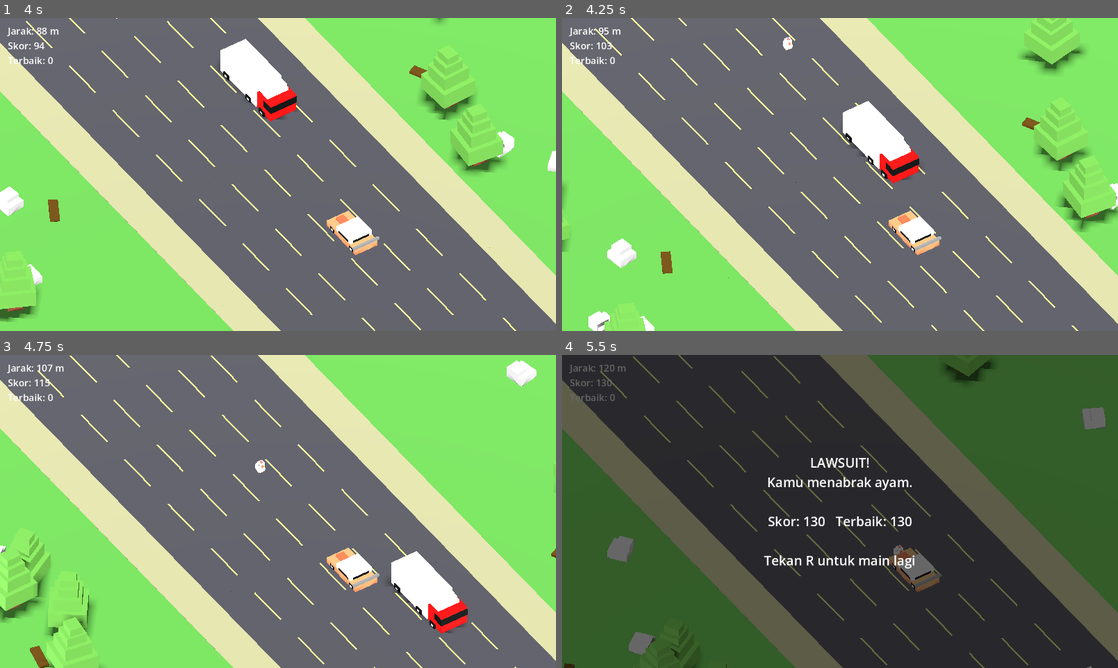
Above: before the commit, frames 1-4 (two rows, left to right).
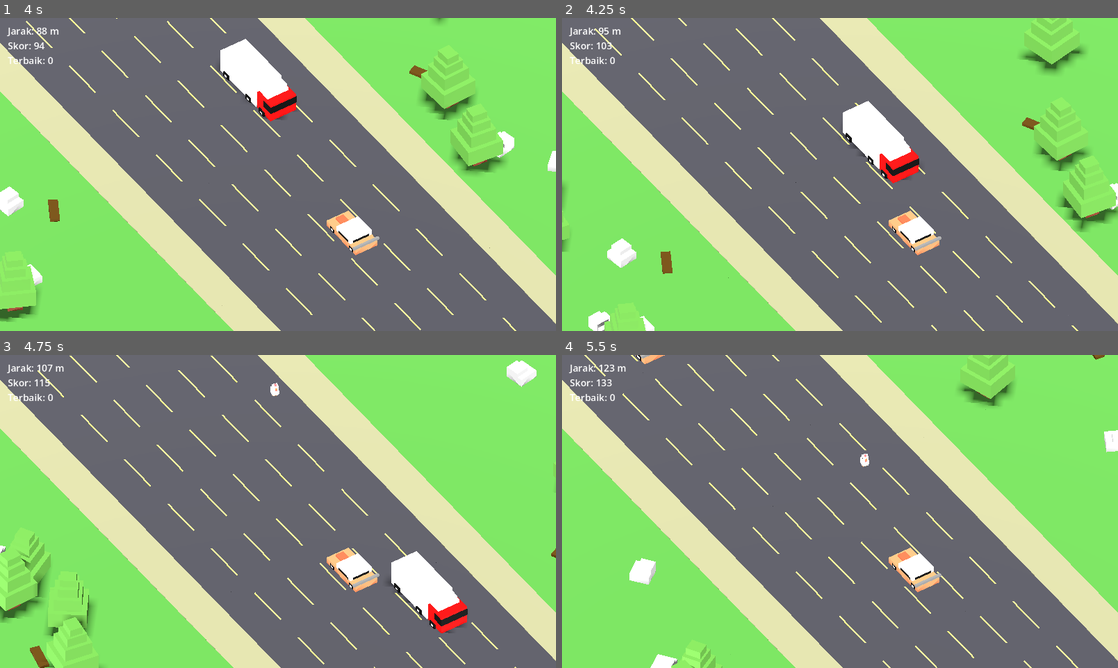
Above: after the commit, the same moments.

Repository: gmiiii/GAME-JAMM-TPLM
Game: Godot game, scene res://scenes/main.tscn
The game is run twice, just before and just after one commit, with the same random seed, the same clock (stepped at 60 frames per second) and the same inputs.
Inputs:
- Up to frame 1 (4 s): tap Enter at 0.5, 1.35, 2.85 s; hold D (lane_right) 0.53-1.28 s; hold W (gas) 0.53-1.28 s; tap Space at 0.77, 1.52, 3.02, 3.77 s; hold S (brake) 1.28-2.03 s; hold D (lane_right) 2.03-2.78 s; hold W (gas) 2.03-2.78 s; hold Up 2.78-3.53 s; hold A (lane_left) from 3.53 s (still down); hold W (gas) from 3.53 s (still down)
- Up to frame 2 (4.25 s): keep holding A (lane_left); keep holding W (gas); tap Escape (pause, bound only after the commit) at 4.15 s
- Up to frame 3 (4.75 s): keep holding A (lane_left); release W (gas) at 4.28 s; tap Enter at 4.35 s; tap Space at 4.52 s
- Up to frame 4 (5.5 s): release A (lane_left) at 5.03 s; hold S (brake) from 5.03 s (still down); hold W (gas) from 5.03 s (still down)

Frame 1 is identical in both runs. In frame 2, less than 0.1% of the frame differs, in the area x 39-42%, y 6-11%; in frame 3, 0.1%; in frame 4, 100%, in the area x 0-100%, y 0-100%.

Commit message:
Tune chicken: keep carrying corpse with treadmill, slow step cadence to 0.8s

Diff:
--- a/autoload/game_config.gd
+++ b/autoload/game_config.gd
@@ -57,7 +57,7 @@
 const CHICKEN_SPAWN_MAX: float = 4.0
 const CHICKEN_MAX_ALIVE: int = 3
 const CHICKEN_RESPAWN_DELAY: float = 1.5
-const CHICKEN_TICK: float = 0.25           # interval re-plan pathfinding (A*)
+const CHICKEN_TICK: float = 0.8            # cadence langkah / re-plan A* (detik; makin besar = ayam makin lambat)
 const CHICKEN_RANDOM_CHANCE: float = 0.18  # peluang langkah acak/nekat (abaikan bahaya -> bisa ketabrak)
 const CHICKEN_DANGER_Z: float = 3.5        # margin bahaya di sekitar mobil (untuk blokir sel)
 const CHICKEN_DESPAWN_Z: float = 24.0      # tertinggal di belakang -> hilang
@@ -110,6 +110,7 @@
 	_add_action("lane_left", [KEY_A, KEY_LEFT])
 	_add_action("lane_right", [KEY_D, KEY_RIGHT])
 	_add_action("restart", [KEY_R, KEY_ENTER, KEY_SPACE])
+	_add_action("pause", [KEY_ESCAPE])
 
 
 func _add_action(action: String, keys: Array) -> void:
--- a/scripts/chicken.gd
+++ b/scripts/chicken.gd
@@ -39,7 +39,13 @@
 
 
 func _process(delta: float) -> void:
-	if GameState.is_game_over or _dead or _player == null:
+	if GameState.is_game_over or _player == null:
+		return
+
+	# Sudah mati (gepeng): berhenti mengejar, tapi TETAP ikut treadmill agar
+	# hanyut mundur bersama jalan seperti objek lain, bukan diam di tempat.
+	if _dead:
+		global_position.z += GameState.scroll_speed * delta
 		return
 
 	speed = min(GameConfig.CHICKEN_SPEED_MAX,
